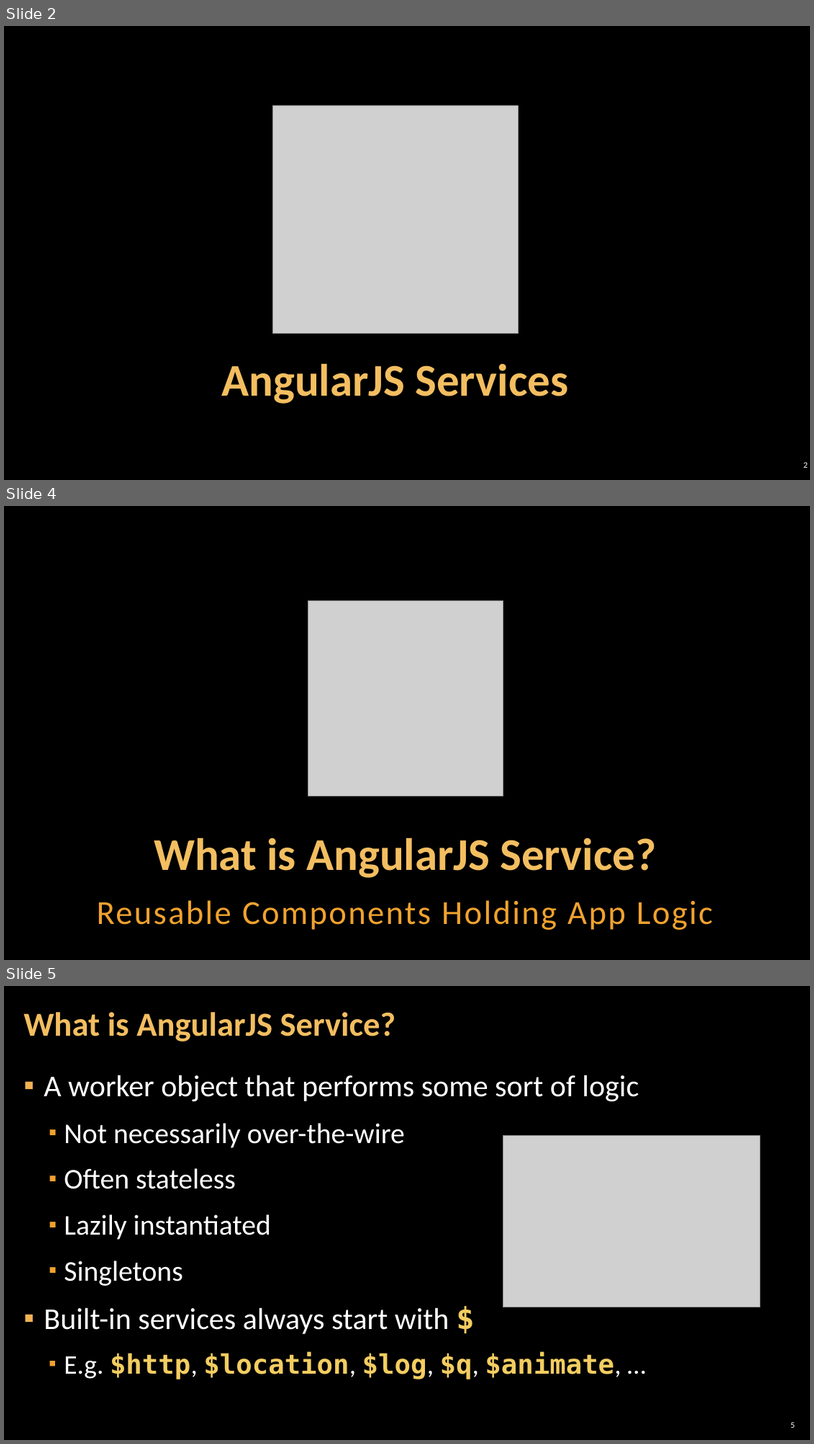
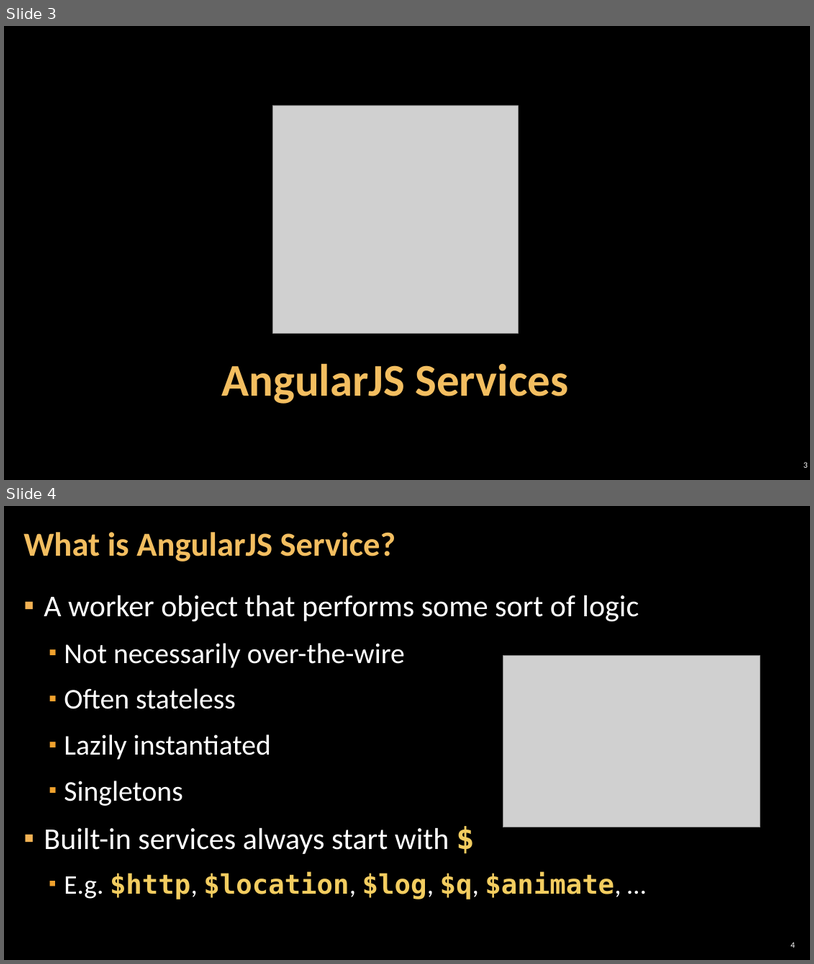
Before and after one commit to VladiGGeorgiev/Technical-Trainings, a slide deck: AngularJS/2. AngularJS Components.pptx. Shown one above the other, each under a label of ours: slides 2, 4 and 5 before the commit, slides 3 and 4 after it; the slides between them are not shown. The pictures are 814x1444 and 814x964 pixels, drawn with LibreOffice and Linux fonts; fonts in the diff are those of the drawing; grey boxes stand for pictures; background and template pictures are left out. Boxes give left, top, right and bottom in pixels: in the first picture for what was removed or moved away, otherwise in the second. Text is boxed around its words. In the diff, an @@ line names an element or a change of style, - is before the commit and + after.

Commit message:
Updated AngularJS Components

```diff
--- a/AngularJS/2. AngularJS Components.pptx
+++ b/AngularJS/2. AngularJS Components.pptx
@@ slide 4 removed at (x1=4, y1=506, x2=810, y2=960), background picture (left out) @@
@@ picture removed at (x1=308, y1=601, x2=502, y2=795) @@
@@ title removed at (x1=154, y1=837, x2=657, y2=878) @@
-What is AngularJS Service?
@@ text removed at (x1=97, y1=900, x2=713, y2=929) @@
-Reusable Components Holding App Logic
@@ what was slide 2 is now slide 3 @@
@@ what was slide 5 is now slide 4 @@
@@ page number at (x1=791, y1=942, x2=795, y2=947): text changed @@
-5
+4
```
Also in this commit, not shown: 1 slide changed, 2 other slides removed.
